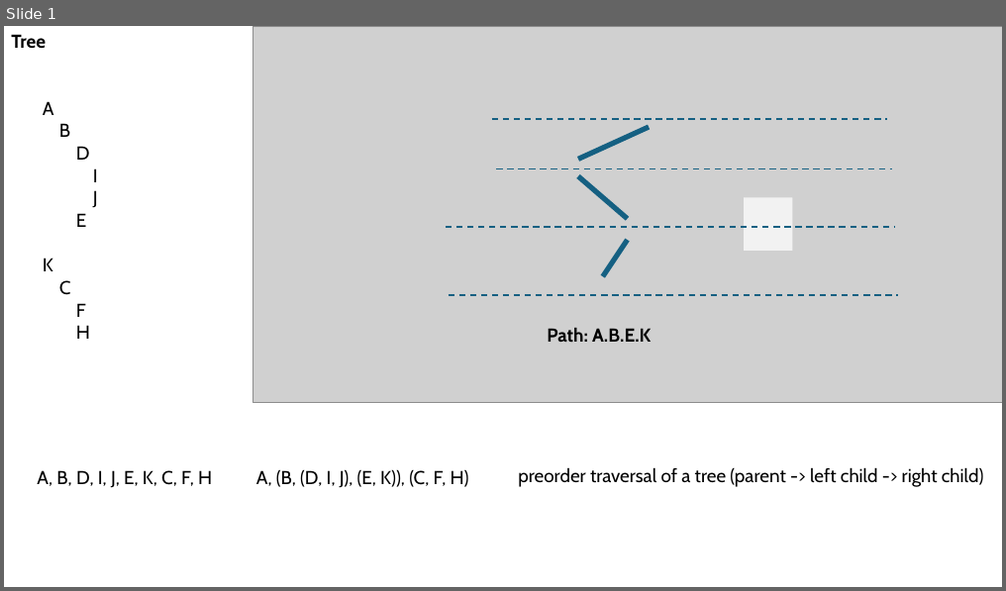
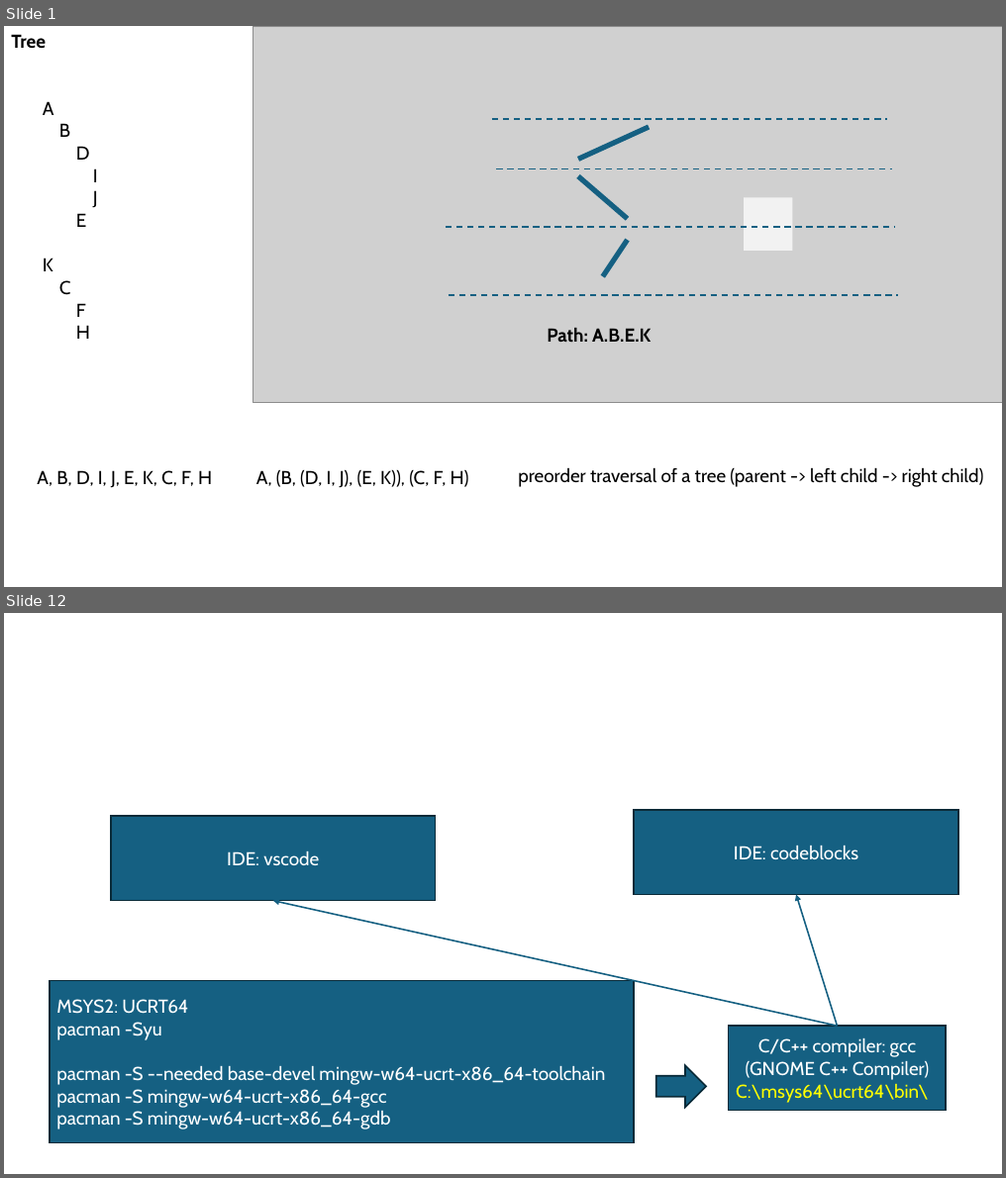
Before and after one commit to mo-mosverkstad/my_data_structure, a slide deck: ppt/dataStructure.pptx. Shown one above the other, each under a label of ours: slide 1 before the commit, slides 1 and 12 after it; the slides between them are not shown. The pictures are 1006x591 and 1006x1178 pixels, drawn with LibreOffice and Linux fonts; fonts in the diff are those of the drawing; grey boxes stand for pictures. Boxes give left, top, right and bottom in pixels: in the first picture for what was removed or moved away, otherwise in the second. Text is boxed around its words. In the diff, an @@ line names an element or a change of style, - is before the commit and + after.

```diff
--- a/ppt/dataStructure.pptx
+++ b/ppt/dataStructure.pptx
@@ slide 12 added at <box>4,613,1002,1174</box>, background #FFFFFF @@
@@ rectangle added at <box>111,816,436,900</box>, fill #156082, outline #092A39 1.5 pt, 18 pt, text #FFFFFF @@
+IDE: vscode
@@ rectangle added at <box>635,810,958,894</box>, fill #156082, outline #092A39 1.5 pt, 18 pt, text #FFFFFF @@
+IDE: codeblocks
@@ arrow added from (838, 1026) to (273, 901), #156082 1.5 pt @@
@@ arrow added from (838, 1026) to (796, 894), #156082 1.5 pt @@
@@ rectangle added at <box>50,981,635,1144</box>, fill #156082, outline #092A39 1.5 pt, 18 pt, text #FFFFFF @@
+MSYS2: UCRT64
+pacman -Syu
+pacman -S --needed base-devel mingw-w64-ucrt-x86_64-toolchain
+pacman -S mingw-w64-ucrt-x86_64-gcc
+pacman -S mingw-w64-ucrt-x86_64-gdb
@@ rectangle added at <box>729,1026,945,1111</box>, fill #156082, outline #092A39 1.5 pt, 18 pt, text #FFFFFF @@
+C/C++ compiler: gcc (GNOME C++ Compiler)
+C:\msys64\ucrt64\bin\
@@ right arrow added at <box>656,1065,706,1108</box>, fill #156082, outline #092A39 1.5 pt @@
```
Also in this commit, not shown: 1 slide changed, 9 other slides added, 6 other files.
